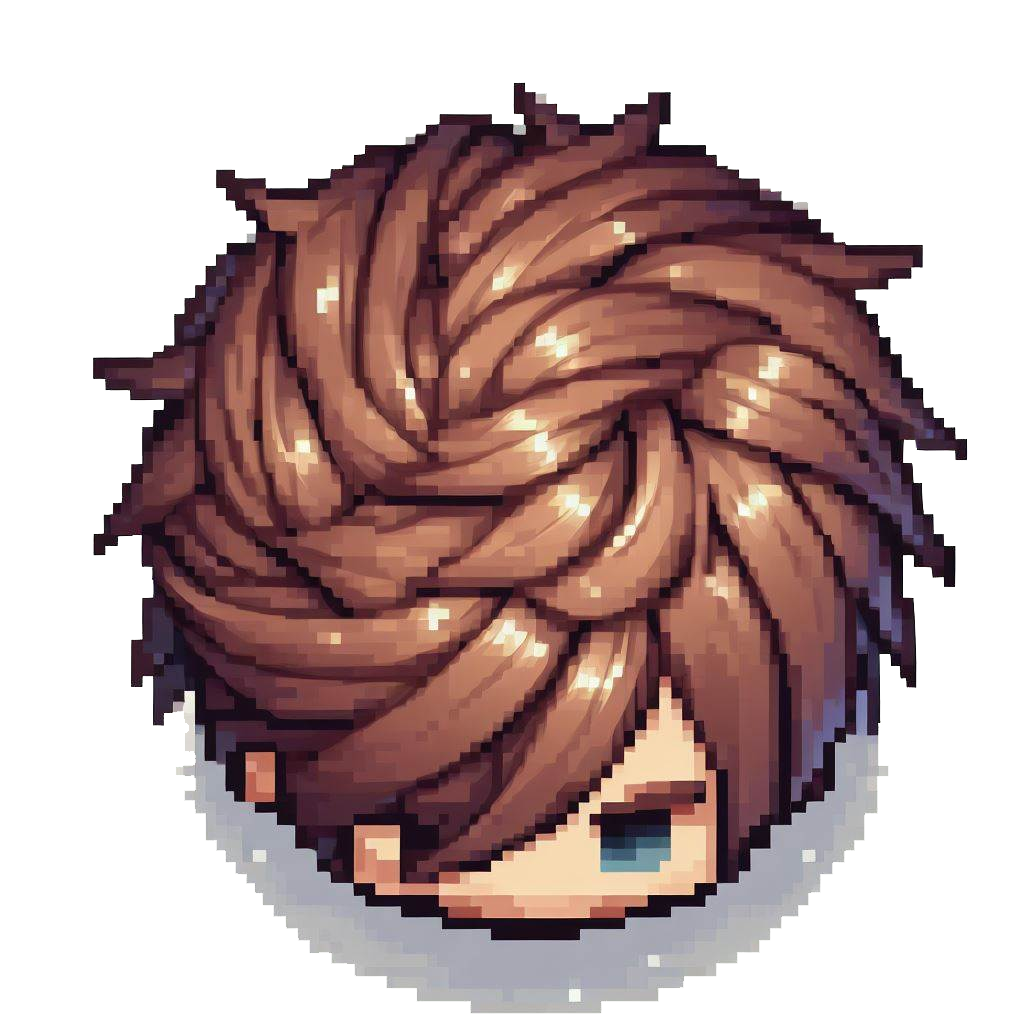
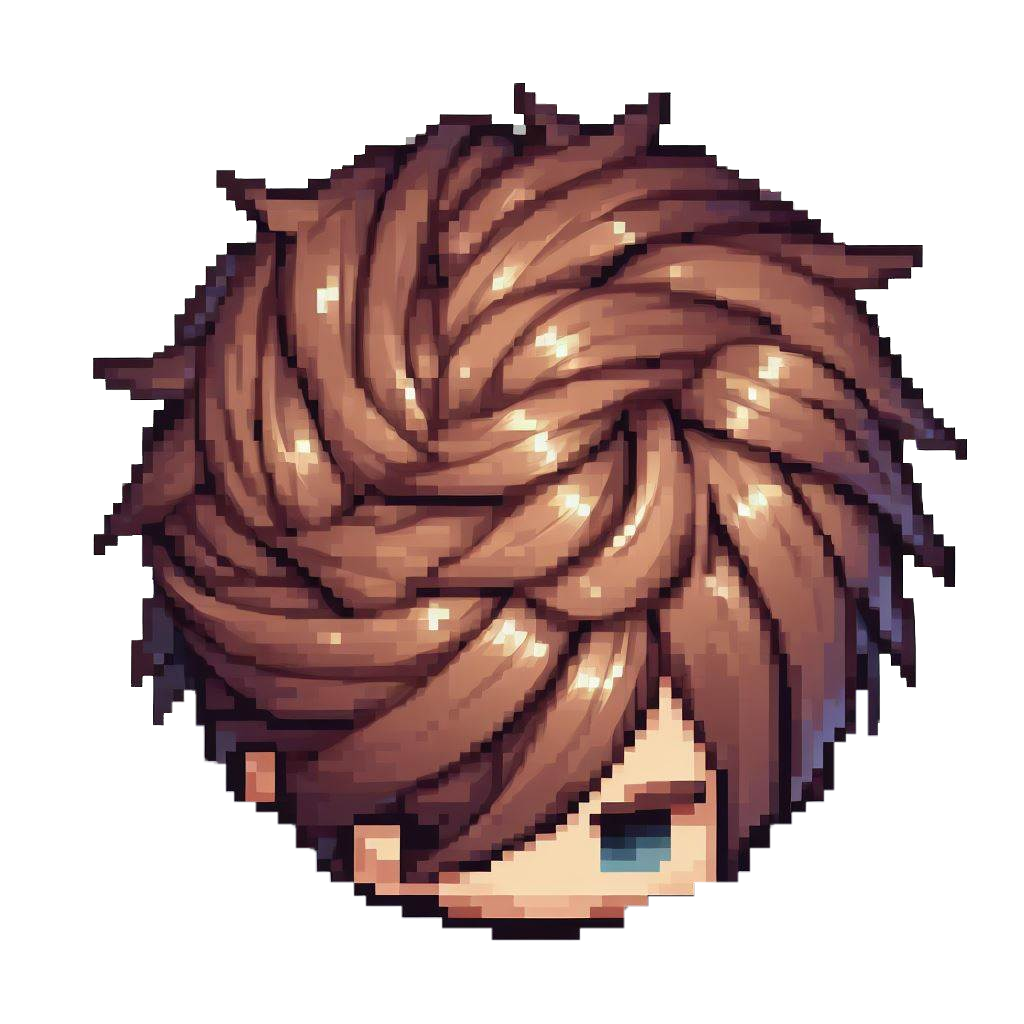
Two versions of the same layered image (1024×1024). Layer-by-layer changes:
painted on "Слой 1" over [93, 82, 968, 1014]
